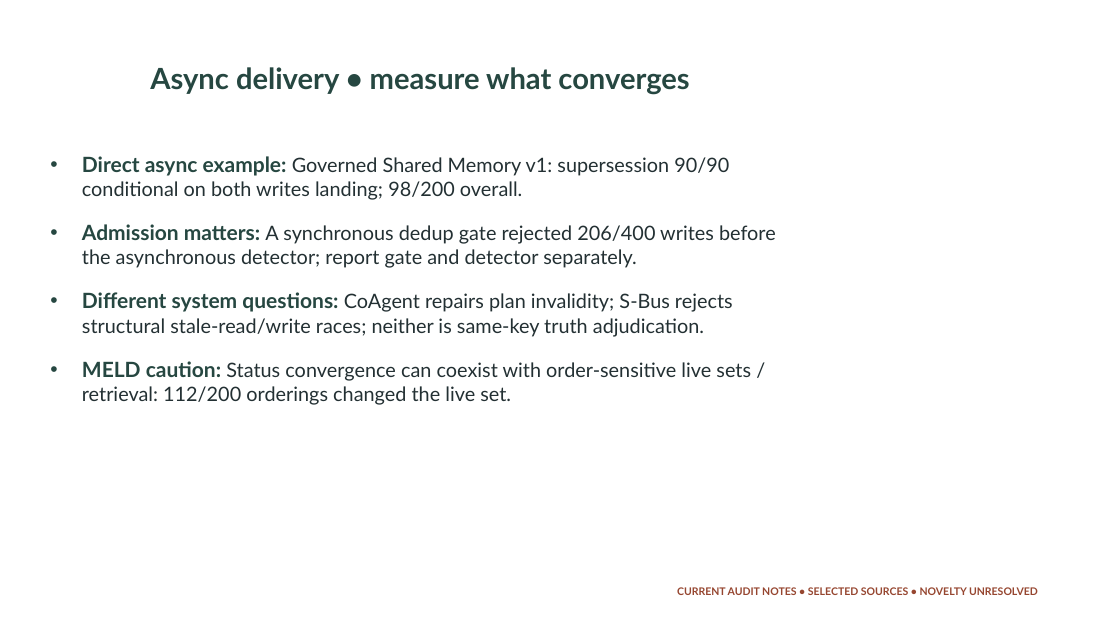
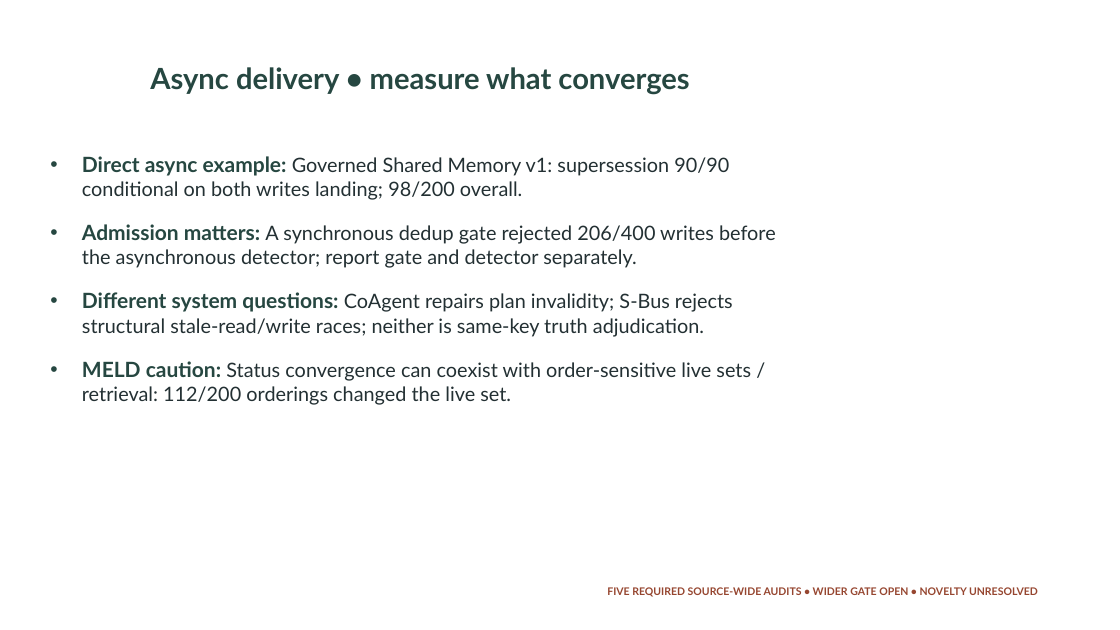
Before and after one commit to selvin-paul-raj/M.E-Thesis, a slide deck: slide 22 of docs/review-pack/AVA_Evaluation_Review_Slides.pptx. Drawn at 1120x630 pixels with LibreOffice and Linux fonts; fonts in the diff are those of the drawing. Boxes give left, top, right and bottom in pixels: in the first picture for what was removed or moved away, otherwise in the second. Text is boxed around its words. In the diff, an @@ line names an element or a change of style, - is before the commit and + after.

Commit message:
docs: record five-source AVA literature audit

```diff
--- a/docs/review-pack/AVA_Evaluation_Review_Slides.pptx
+++ b/docs/review-pack/AVA_Evaluation_Review_Slides.pptx
@@ text at (x1=607, y1=587, x2=1038, y2=597): text changed @@
-CURRENT AUDIT NOTES • SELECTED SOURCES • NOVELTY UNRESOLVED
+FIVE REQUIRED SOURCE-WIDE AUDITS • WIDER GATE OPEN • NOVELTY UNRESOLVED
```
Also in this commit, not shown: 6 other slides changed, 4 other files.
